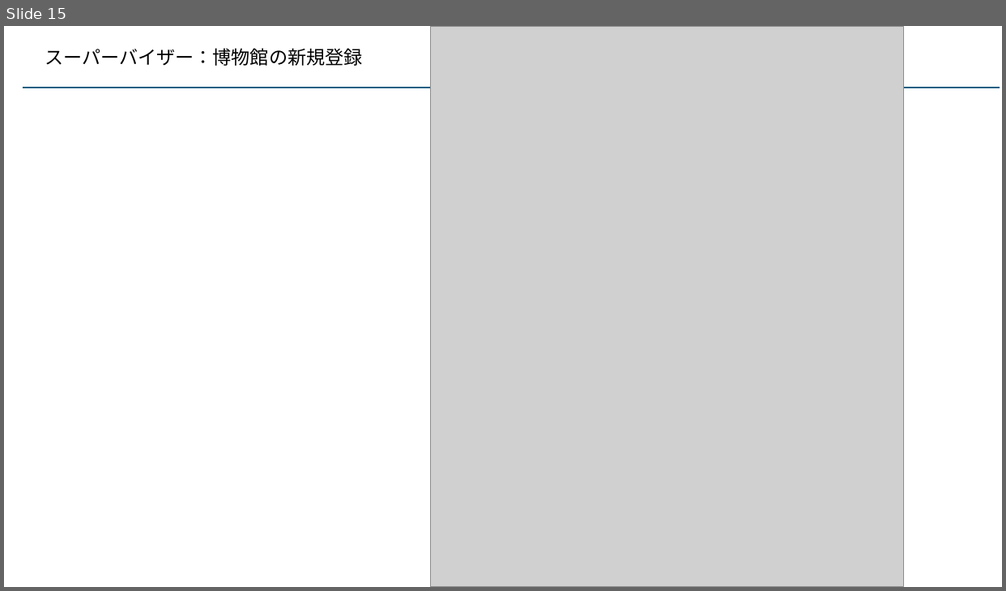
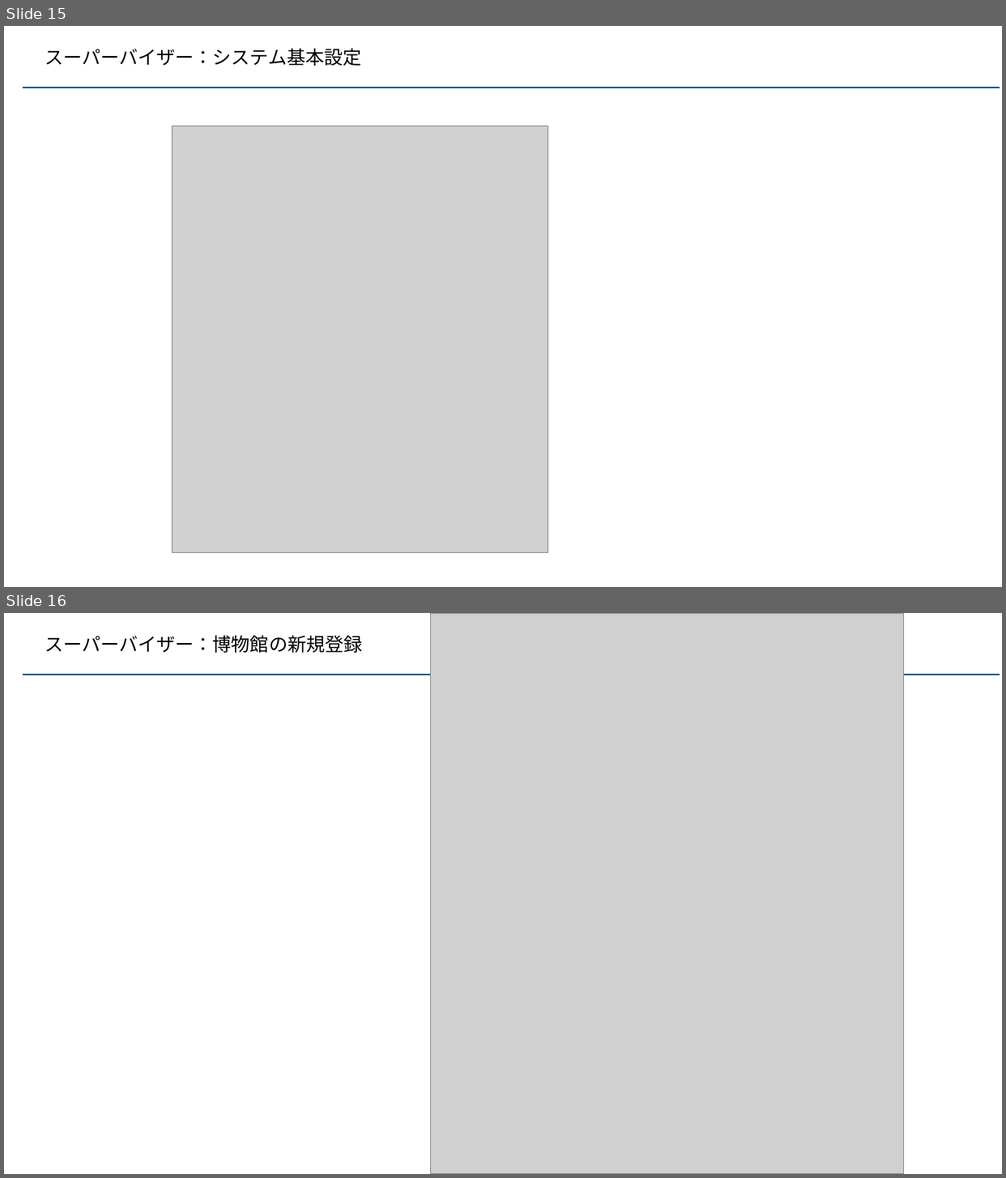
Before and after one commit to kaze-lab/museum_app_proj, a slide deck: 展示物アプリ仕様.pptx. Shown one above the other, each under a label of ours: slide 15 before the commit, slides 15 and 16 after it. The pictures are 1006x591 and 1006x1178 pixels, drawn with LibreOffice and Linux fonts; fonts in the diff are those of the drawing; grey boxes stand for pictures. Boxes give left, top, right and bottom in pixels: in the first picture for what was removed or moved away, otherwise in the second. Text is boxed around its words. In the diff, an @@ line names an element or a change of style, - is before the commit and + after.

```diff
--- a/展示物アプリ仕様.pptx
+++ b/展示物アプリ仕様.pptx
@@ slide 15 added at (4,26,1002,587), background #FFFFFF @@
@@ text added at (44,48,362,66), 18 pt, text #000000 @@
+スーパーバイザー：システム基本設定
@@ line added from (23, 88) to (999, 88), #156082 1.5 pt @@
@@ picture added at (172,126,548,553) @@
@@ what was slide 15 is now slide 16 @@
```
Also in this commit, not shown: 1 slide changed, 1 other slide added, 21 other files.
